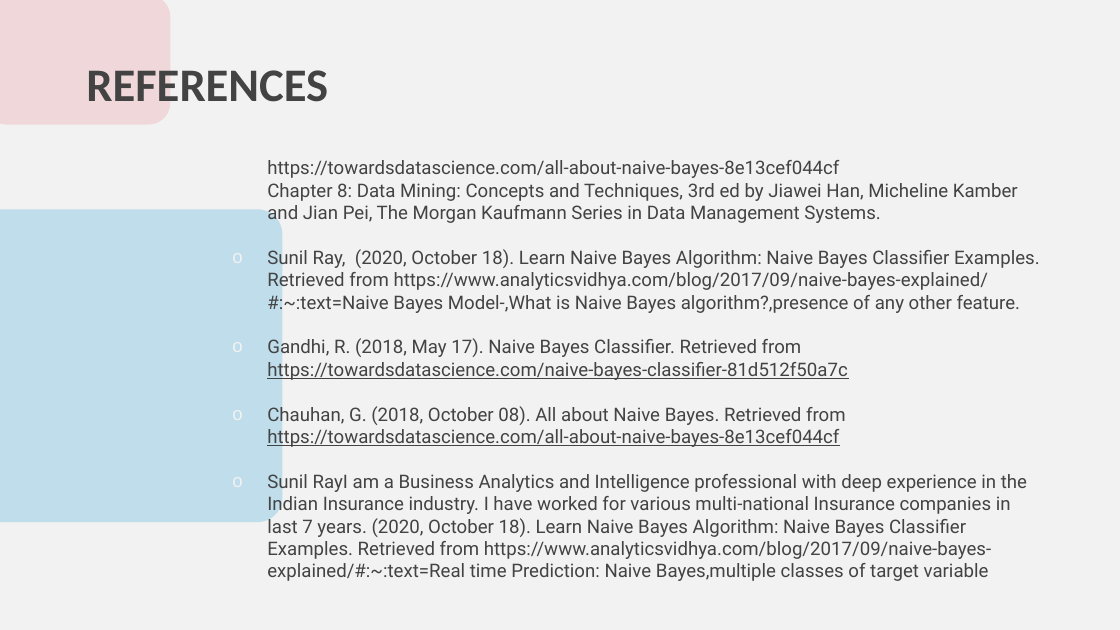
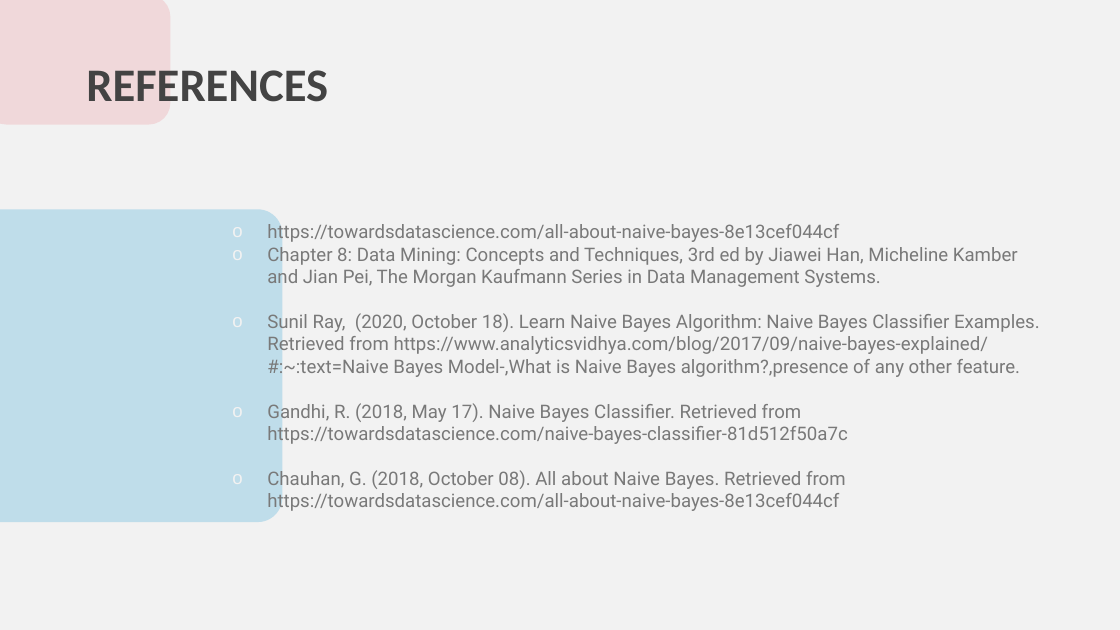
Before and after one commit to Yasmeenmad/data_science_assignments, a slide deck: slide 16 of Week6/Intro_to_Modeling_and_Basic_Concepts/Naive Bayes Classifier.pptx. Drawn at 1120x630 pixels with LibreOffice and Linux fonts; fonts in the diff are those of the drawing. Boxes give left, top, right and bottom in pixels: in the first picture for what was removed or moved away, otherwise in the second. Text is boxed around its words. In the diff, an @@ line names an element or a change of style, - is before the commit and + after.

```diff
--- a/Week6/Intro_to_Modeling_and_Basic_Concepts/Naive Bayes Classifier.pptx
+++ b/Week6/Intro_to_Modeling_and_Basic_Concepts/Naive Bayes Classifier.pptx
@@ text "https://towardsdatascience.com/all-about-naive-bayes-8e13cef ...": place and size @@
-text "https://towardsdatascience.com/all-about-naive-bayes-8e13cef ..." at (267,160,1040,581)
+text "https://towardsdatascience.com/all-about-naive-bayes-8e13cef ..." at (267,221,1040,513)
@@ text "https://towardsdatascience.com/all-about-naive-bayes-8e13cef ..." at (267,221,1040,513): text colour #434343 to #797979; underline off in "https://towardsdatascience.com/naive-bayes-classifier-81d512 ...", "https://towardsdatascience.com/all-about-naive-bayes-8e13cef ..." @@
@@ text at (267,471,1027,581): paragraph removed @@
-o Sunil RayI am a Business Analytics and Intelligence professional with deep experience in the Indian Insurance industry. I have worked for various multi-national Insurance companies in last 7 years. (2020, October 18). Learn Naive Bayes Algorithm: Naive Bayes Classifier Examples. Retrieved from https://www.analyticsvidhya.com/blog/2017/09/naive-bayes-explained/#:~:text=Real time Prediction: Naive Bayes,multiple classes of target variable
```
Also in this commit, not shown: 2 other slides changed, 1 slide added, 1 slide removed.
